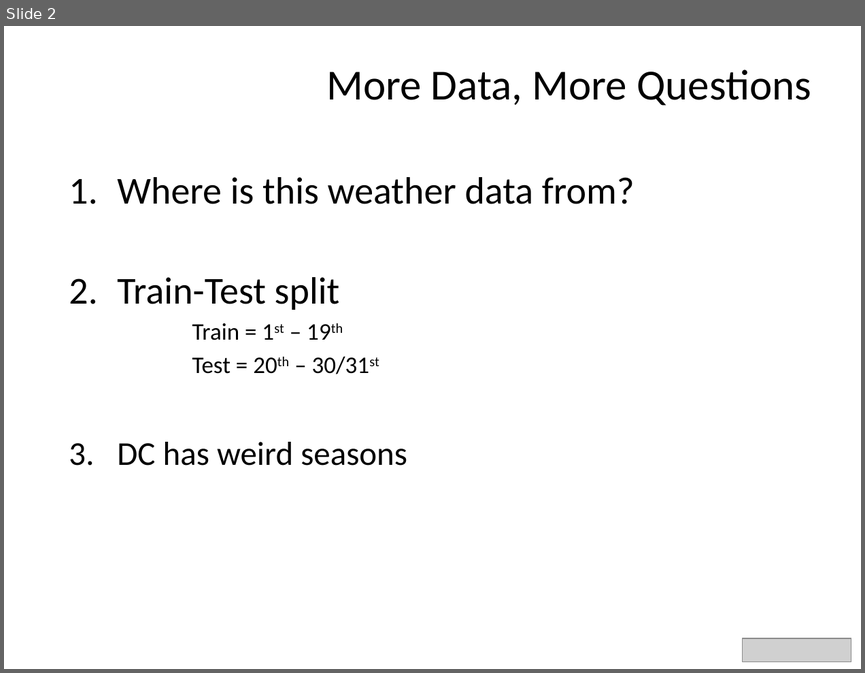
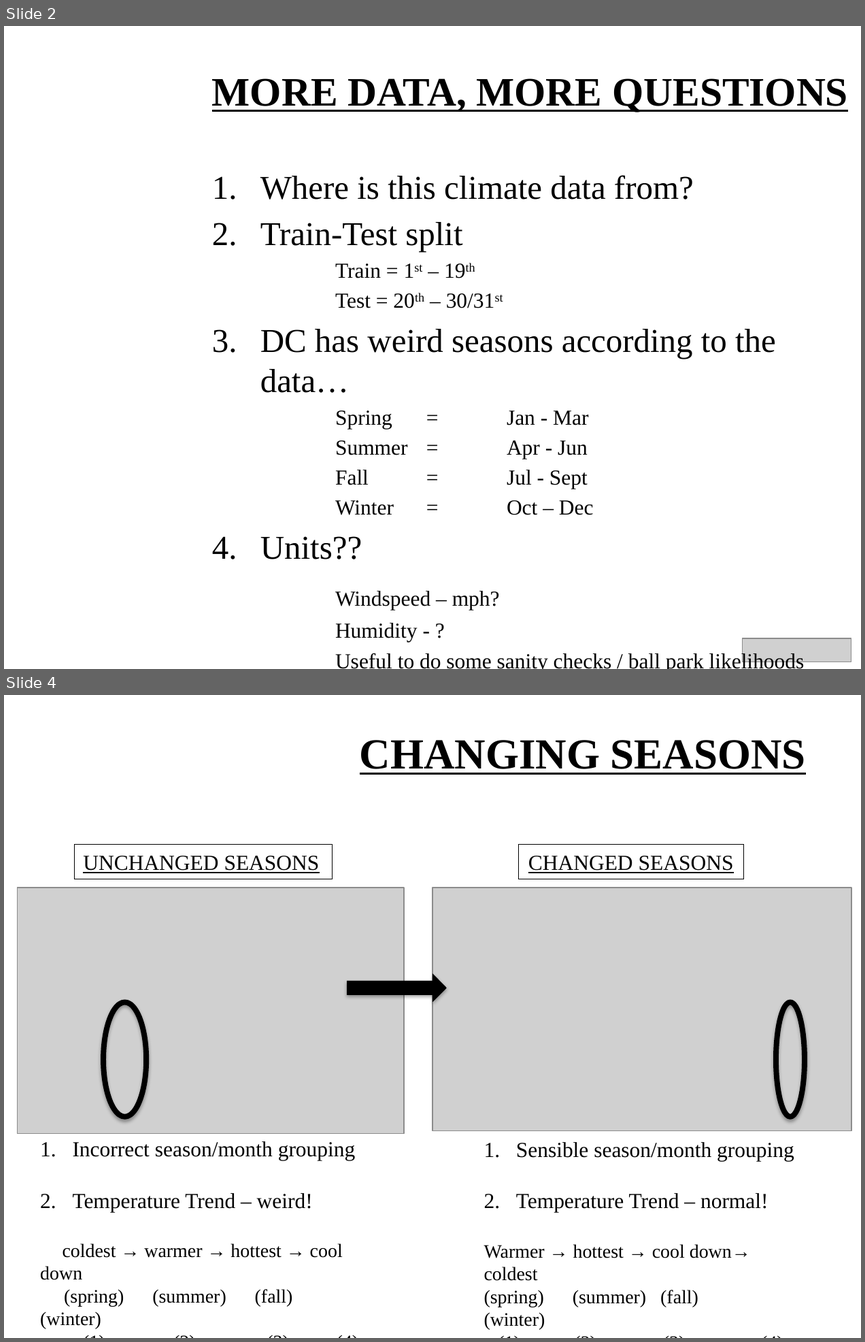
Before and after one commit to divyasriram22/TpT-BikeShareKaggle, a slide deck: DS_Kaggle_Bike_Share_Final_Presentation.pptx. Shown one above the other, each under a label of ours: slide 2 before the commit, slides 2 and 4 after it; the slides between them are not shown. The pictures are 865x673 and 865x1342 pixels, drawn with LibreOffice and Linux fonts; fonts in the diff are those of the drawing; grey boxes stand for pictures; background and template pictures are left out. Boxes give left, top, right and bottom in pixels: in the first picture for what was removed or moved away, otherwise in the second. Text is boxed around its words. In the diff, an @@ line names an element or a change of style, - is before the commit and + after.

```diff
--- a/DS_Kaggle_Bike_Share_Final_Presentation.pptx
+++ b/DS_Kaggle_Bike_Share_Final_Presentation.pptx
@@ slide 4 added at (4,695,861,1338), background picture (left out) @@
@@ title added at (360,740,806,775), 36 pt, text #000000, bold, underline @@
+CHANGING SEASONS
@@ rectangle added at (74,845,331,879), outline #000000 0.75 pt, 18 pt, text #000000, underline @@
+UNCHANGED SEASONS
@@ rectangle added at (518,845,743,879), outline #000000 0.75 pt, 18 pt, text #000000, underline @@
+CHANGED SEASONS
@@ picture added at (18,888,404,1134) @@
@@ picture added at (432,888,851,1131) @@
@@ right arrow added at (347,974,447,1002), fill #000000 @@
@@ ellipse added at (103,1002,146,1117), outline #000000 4.5 pt @@
@@ ellipse added at (776,1002,804,1117), outline #000000 4.5 pt @@
@@ text added at (40,1141,356,1329), 16 pt, text #000000 @@
+1. Incorrect season/month grouping
+2. Temperature Trend – weird!
+coldest → warmer → hottest → cool down
+(spring) (summer) (fall) (winter)
+(1) (2) (3) (4)
@@ text added at (484,1142,794,1329), 16 pt, text #000000 @@
+1. Sensible season/month grouping
+2. Temperature Trend – normal!
+Warmer → hottest → cool down→ coldest
+(spring) (summer) (fall) (winter)
+(1) (2) (3) (4)
@@ slide 2 changed as well @@
@@ title at (212,78,848,112): text changed; size 36 to 34 pt; font Calibri to Times New Roman; bold on @@
-More Data, More Questions
+MORE DATA, MORE QUESTIONS
@@ text "Where is this climate data ...": place and size @@
-text "Where is this climate data ..." at (117,177,634,465)
+text "Where is this climate data ..." at (260,175,804,669)
@@ text at (260,175,694,199): text changed; size 32 to 28 pt; font Calibri to Times New Roman @@
-1. Where is this weather data from?
+1. Where is this climate data from?
@@ text at (260,222,495,308): size 32 to 28 pt in "Train-Test split"; font Calibri to Times New Roman in "Train-Test split", "Train = 1st – 19th", "Test = 20th – 30/31st"; size 20 to 18 pt in "Train = 1st – 19th", "Test = 20th – 30/31st" @@
@@ text at (260,329,804,669): text changed; size 28 to 18 pt; font Calibri to Times New Roman @@
-3. DC has weird seasons
+3. DC has weird seasons according to the data…
+  Spring = Jan - Mar
+  Summer = Apr - Jun
+  Fall = Jul - Sept
+  Winter = Oct – Dec
+4. Units??
+  Windspeed – mph?
+  Humidity - ?
+  Useful to do some sanity checks / ball park likelihoods
```
Also in this commit, not shown: 1 other slide changed, 20 other slides added, 3 slides removed, 24 other files.
